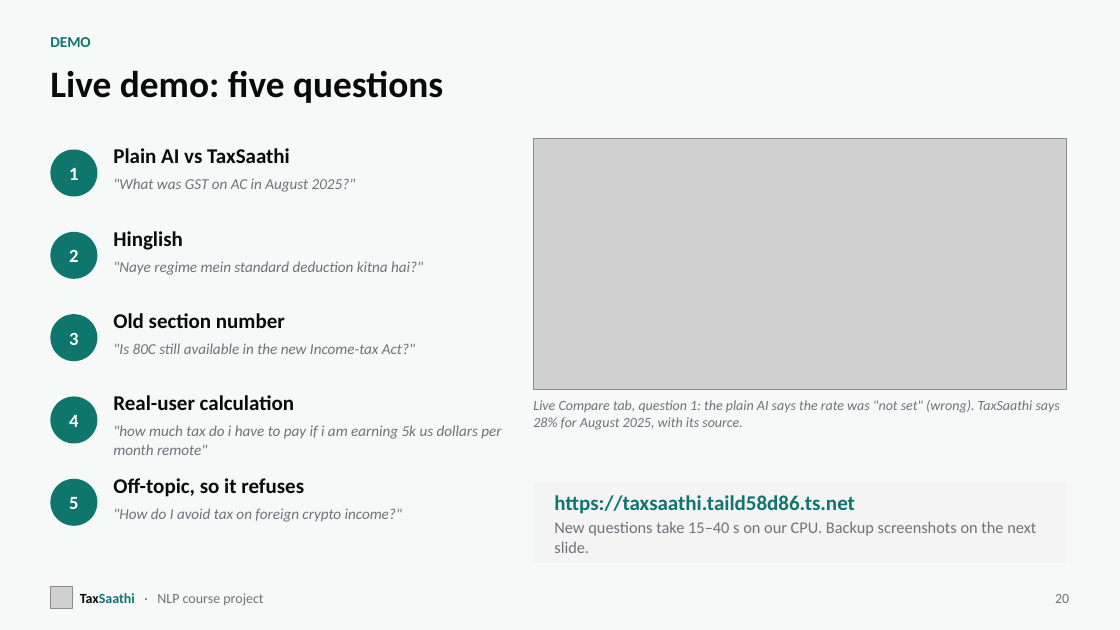
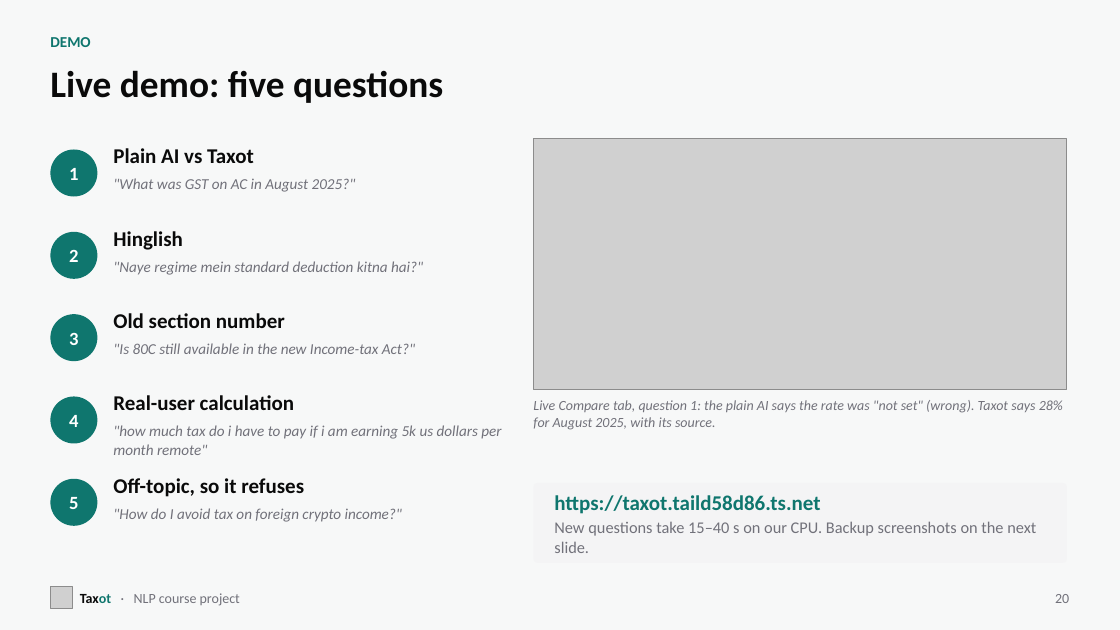
Before and after one commit to Champion1102/taxot, a slide deck: slide 20 of presentation/Taxot.pptx. Drawn at 1120x630 pixels with LibreOffice and Linux fonts; fonts in the diff are those of the drawing; grey boxes stand for pictures. Boxes give left, top, right and bottom in pixels: in the first picture for what was removed or moved away, otherwise in the second. Text is boxed around its words. In the diff, an @@ line names an element or a change of style, - is before the commit and + after.

Commit message:
Phase 9: deploy config, agent docs, report chapter and slides
- systemd unit and Dockerfile read keys from an env file; Docker health
  check and .dockerignore (never ships .env)
- README and demo cheat-sheet: Tasks tab workflows and expected results
- Report: M4 chapter (architecture, safety, evaluation, error analysis)
- Deck: four agent slides (workflows, scorecard, comparison, demo)
- Evals default to --workers 1

```diff
--- a/presentation/Taxot.pptx
+++ b/presentation/Taxot.pptx
@@ text at bbox=[113, 148, 254, 163]: text changed @@
-Plain AI vs TaxSaathi
+Plain AI vs Taxot
@@ text at bbox=[533, 400, 1063, 430]: text changed @@
-Live Compare tab, question 1: the plain AI says the rate was "not set" (wrong). TaxSaathi says 28% for August 2025, with its source.
+Live Compare tab, question 1: the plain AI says the rate was "not set" (wrong). Taxot says 28% for August 2025, with its source.
@@ text at bbox=[554, 495, 820, 514]: text changed @@
-https://taxsaathi.taild58d86.ts.net
+https://taxot.taild58d86.ts.net
@@ text at bbox=[80, 593, 240, 606]: text changed @@
-TaxSaathi · NLP course project
+Taxot · NLP course project
```
Also in this commit, not shown: 22 other slides changed, 4 slides added, 10 other files.
